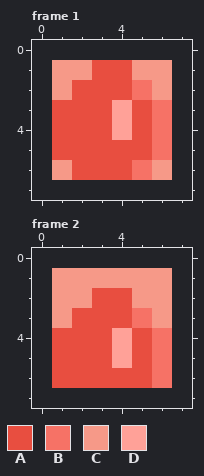
Pixel-art file -- The Fallen Guardian/Assets/Art/UI/Status Effects/Debuffs/Dubuff_Bleed.aseprite. That is the earlier state.
6x6 pixels, 3 frames. Shown: frame 1, frame 2. The old version is drawn lined up with the new one, on the new canvas. The commit also changed other frames, which this record leaves out.
Palette (. is transparent): A #e84e40  B #f67266  C #f69988  D #ffa198
Now the later version:
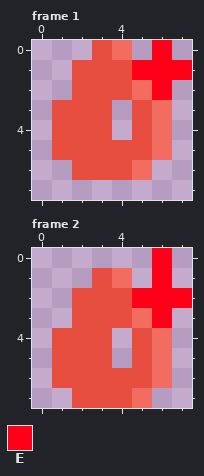
Colours new in this view: E #ff0018
Edits made:
canvas 6x6 -> 8x8, the old top-left corner now at 1,1
@@ palette @@
-B #f67266
+B #f36c60
--- frame 1
@@ x 0..7 @@
-0 ........
-1 .CCAACC.
-2 .CAAABC.
-3 .AAADAB.
-4 .AAADAB.
+0 ...AB.E.
+1 ..AAAEEE
+2 ..AAABE.
+3 .AAA.AB.
+4 .AAA.AB.
 5 .AAAAAB.
-6 .CAAABC.
+6 ..AAAB..
 7 ........
--- frame 2
@@ x 0..7 @@
-0 ........
-1 .CCCCCC.
-2 .CCAACC.
-3 .CAAABC.
-4 .AAADAB.
-5 .AAADAB.
+0 ......E.
+1 ...AB.E.
+2 ..AAAEEE
+3 ..AAABE.
+4 .AAA.AB.
+5 .AAA.AB.
 6 .AAAAAB.
-7 ........
+7 ..AAAB..
Changed places in both pictures, as pixel boxes (x1, y1, x2, y2):
changed: (52, 40, 192, 180)
changed: (52, 248, 192, 408)
